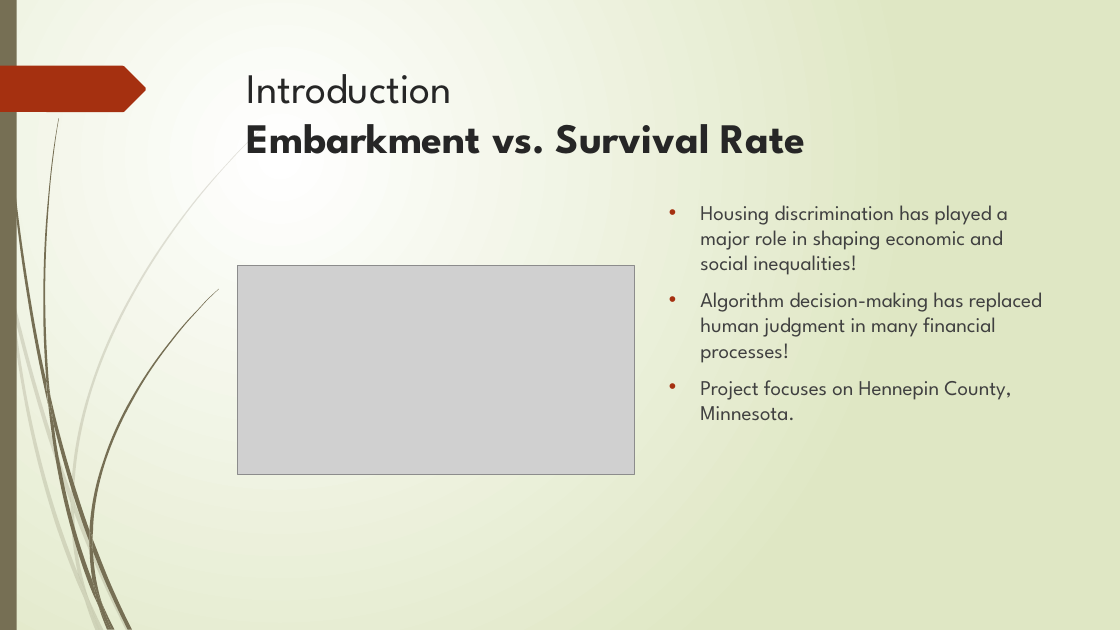
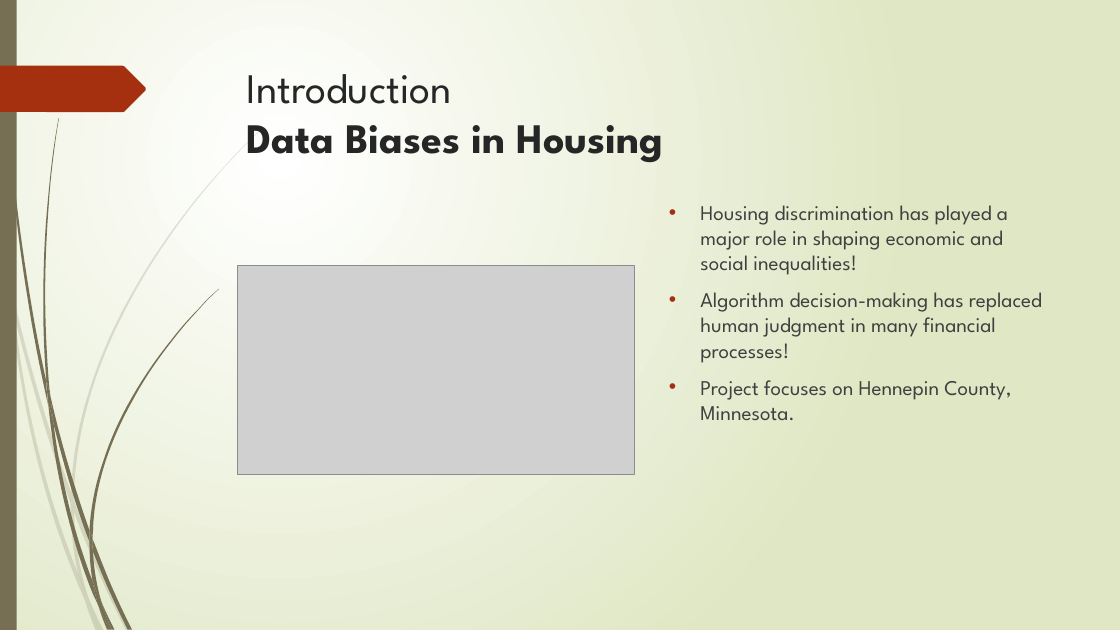
Before and after one commit to IMOsbo/DATA6550-Housing-Bias, a slide deck: slide 2 of Analysis/Presentation-In-Class/Group-07-Prensentaiton-Visual-Biases.pptx. Drawn at 1120x630 pixels with LibreOffice and Linux fonts; fonts in the diff are those of the drawing; grey boxes stand for pictures. Boxes give left, top, right and bottom in pixels: in the first picture for what was removed or moved away, otherwise in the second. Text is boxed around its words. In the diff, an @@ line names an element or a change of style, - is before the commit and + after.

Commit message:
Adding PPTX Updates

```diff
--- a/Analysis/Presentation-In-Class/Group-07-Prensentaiton-Visual-Biases.pptx
+++ b/Analysis/Presentation-In-Class/Group-07-Prensentaiton-Visual-Biases.pptx
@@ title at <box>247,74,663,163</box>: text changed @@
-Introduction
-Embarkment vs. Survival Rate
+Introduction
+Data Biases in Housing
```
Also in this commit, not shown: 1 other file.
